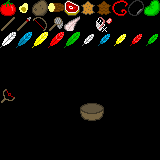
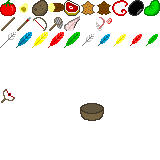
Before/after of a 160 x 160 layered artwork. What changed in the layer stack:
hid "Layer" over <box>0,0,160,160</box>
